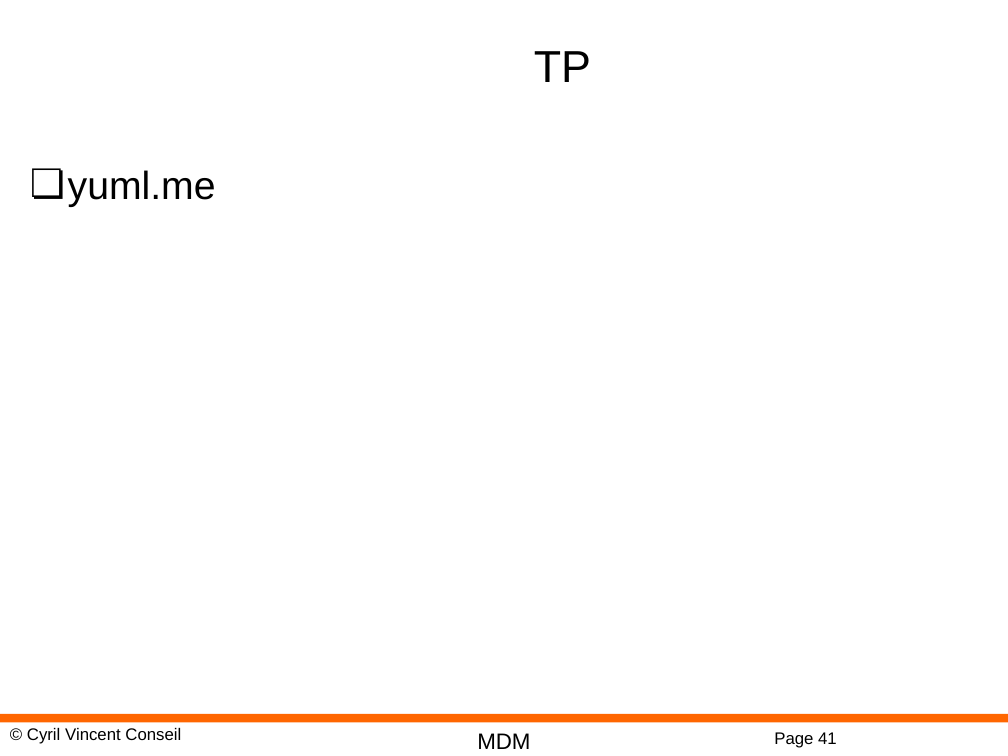
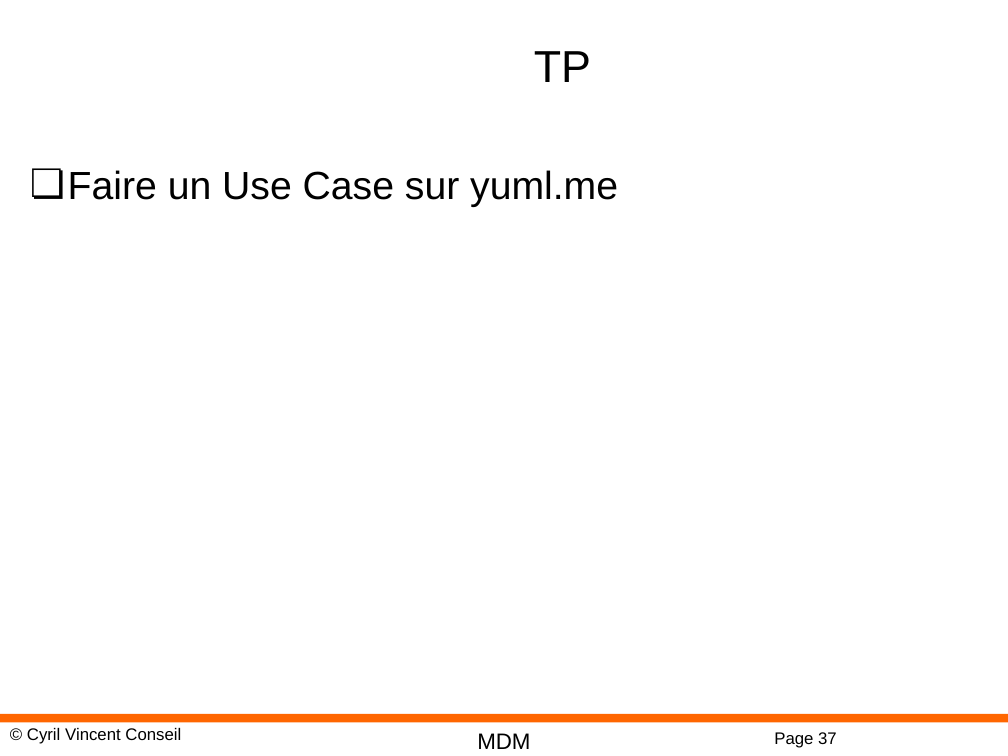
Before and after one commit to cyrilvincent/mdm, a slide deck: slide 37 of DM05-Design.pptx (slide 41 before the commit). Drawn at 1008x756 pixels with LibreOffice and Linux fonts; fonts in the diff are those of the drawing; background and template pictures are left out. Boxes give left, top, right and bottom in pixels: in the first picture for what was removed or moved away, otherwise in the second. Text is boxed around its words. In the diff, an @@ line names an element or a change of style, - is before the commit and + after.

```diff
--- a/DM05-Design.pptx
+++ b/DM05-Design.pptx
@@ text at box(68, 170, 618, 207): text changed @@
-❏ yuml.me
+❏ Faire un Use Case sur yuml.me
@@ page number at box(774, 732, 837, 748): text changed @@
-Page 41
+Page 37
```
Also in this commit, not shown: 2 other slides changed, 2 slides added, 6 slides removed, 12 other files.
